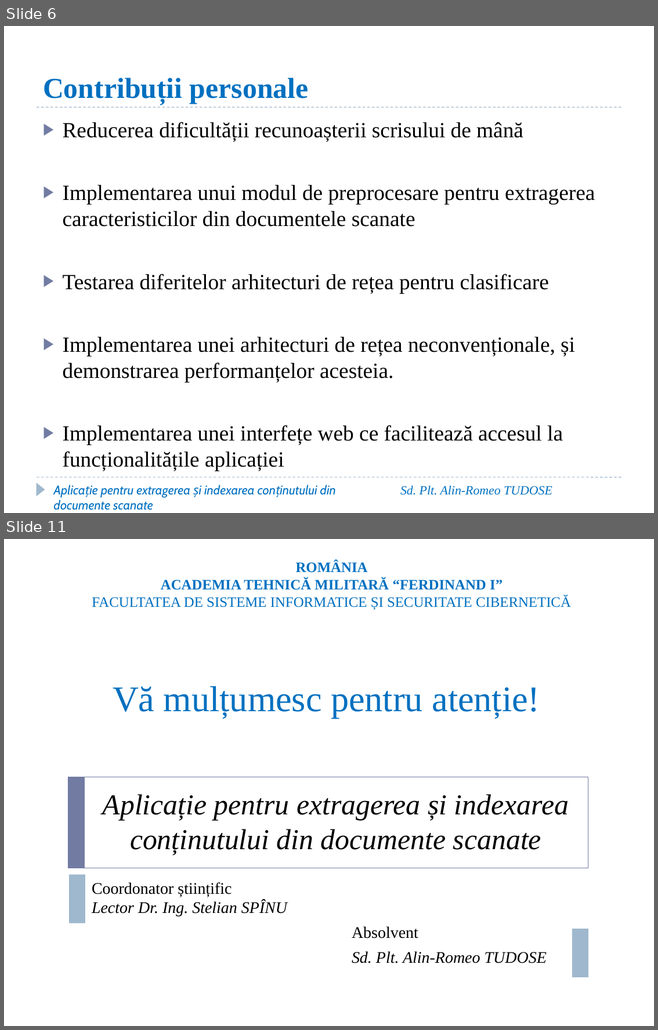
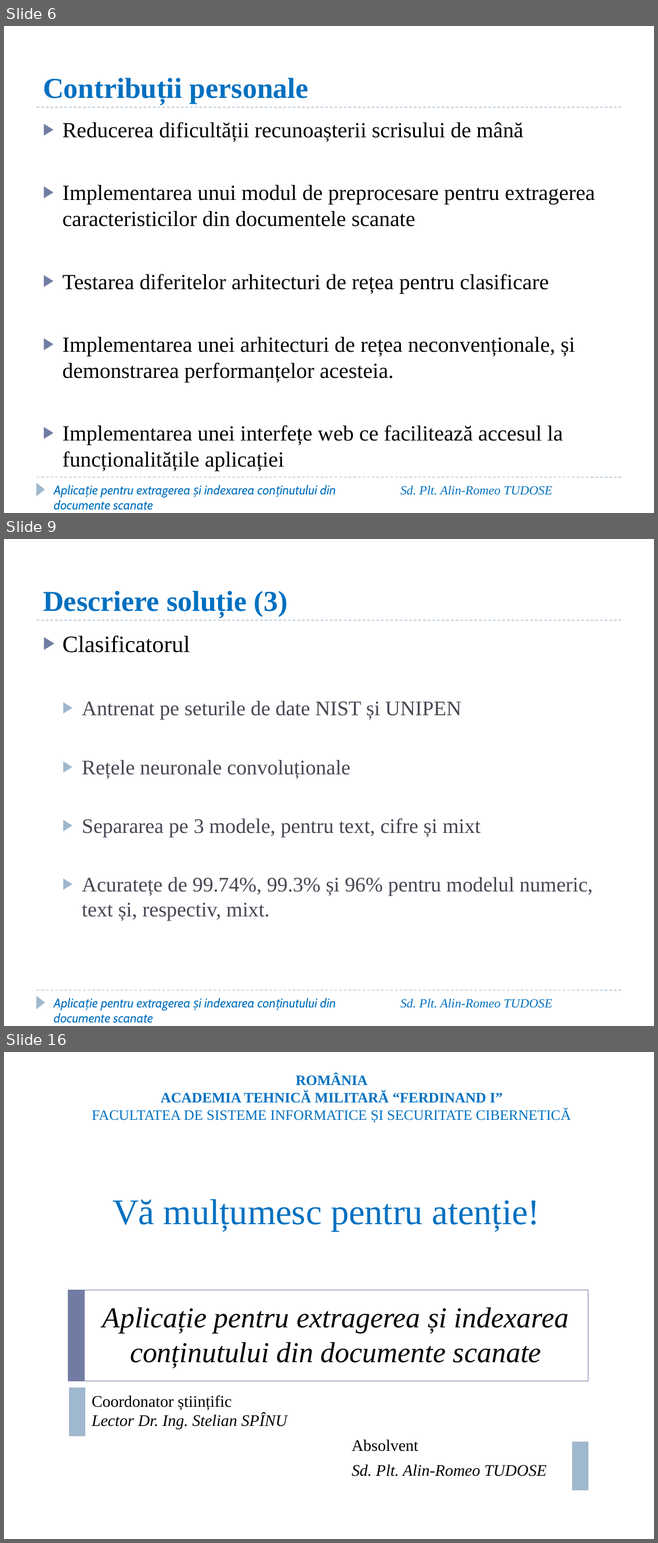
Before and after one commit to AlinTudose98/DocumentatieLicenta, a slide deck: Prezentare_Licenta_Tudose_Alin.pptx. Shown one above the other, each under a label of ours: slides 6 and 11 before the commit, slides 6, 9 and 16 after it; the slides between them are not shown. The pictures are 658x1030 and 658x1543 pixels, drawn with LibreOffice and Linux fonts; fonts in the diff are those of the drawing; background and template pictures are left out. Boxes give left, top, right and bottom in pixels: in the first picture for what was removed or moved away, otherwise in the second. Text is boxed around its words. In the diff, an @@ line names an element or a change of style, - is before the commit and + after.

```diff
--- a/Prezentare_Licenta_Tudose_Alin.pptx
+++ b/Prezentare_Licenta_Tudose_Alin.pptx
@@ slide 9 added at box(4, 539, 654, 1026), background #FFFFFF; not listed: 3 template elements that a slide beside it also shows @@
@@ title added at box(43, 591, 288, 617), 32 pt, text #0070C0, bold @@
+Descriere soluție (3)
@@ text added at box(63, 635, 592, 921), 23 pt, text #464653 @@
+▶ Clasificatorul
+  ▶ Antrenat pe seturile de date NIST și UNIPEN
+  ▶ Rețele neuronale convoluționale
+  ▶ Separarea pe 3 modele, pentru text, cifre și mixt
+  ▶ Acuratețe de 99.74%, 99.3% și 96% pentru modelul numeric, text și, respectiv, mixt.
@@ text added at box(54, 998, 336, 1023), 14 pt, text #0070C0, italic @@
+Aplicație pentru extragerea și indexarea conținutului din documente scanate
@@ text added at box(400, 999, 552, 1008), 14 pt, text #0070C0, italic @@
+Sd. Plt. Alin-Romeo TUDOSE
@@ what was slide 11 is now slide 16 @@
```
Also in this commit, not shown: 4 slides changed, 4 other slides added.
